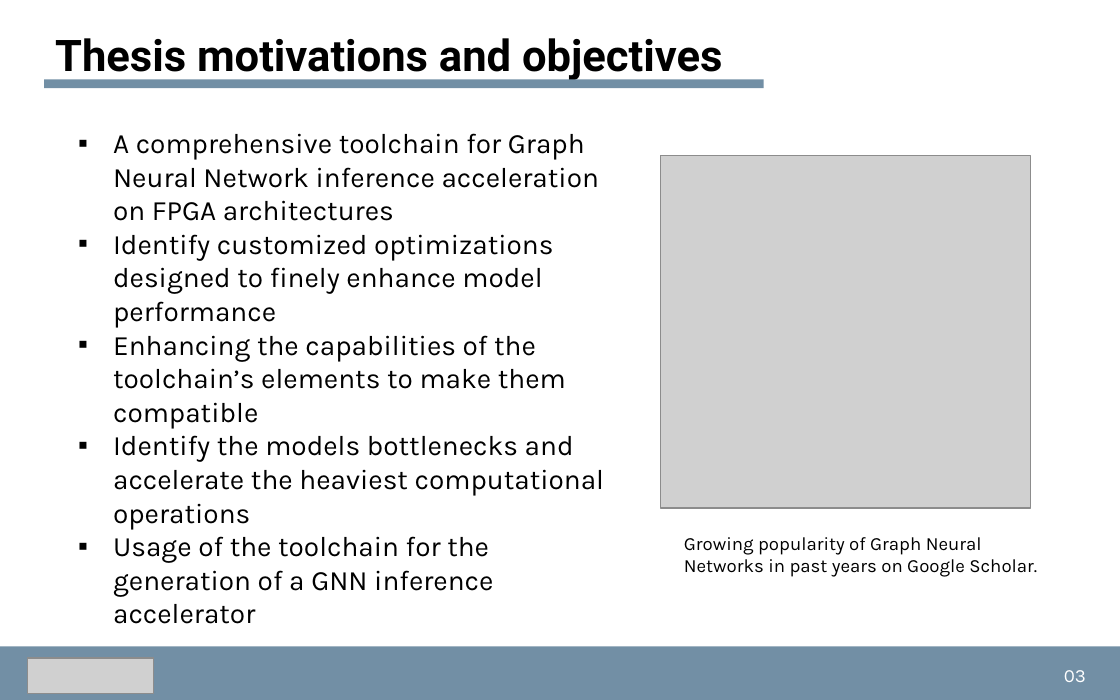
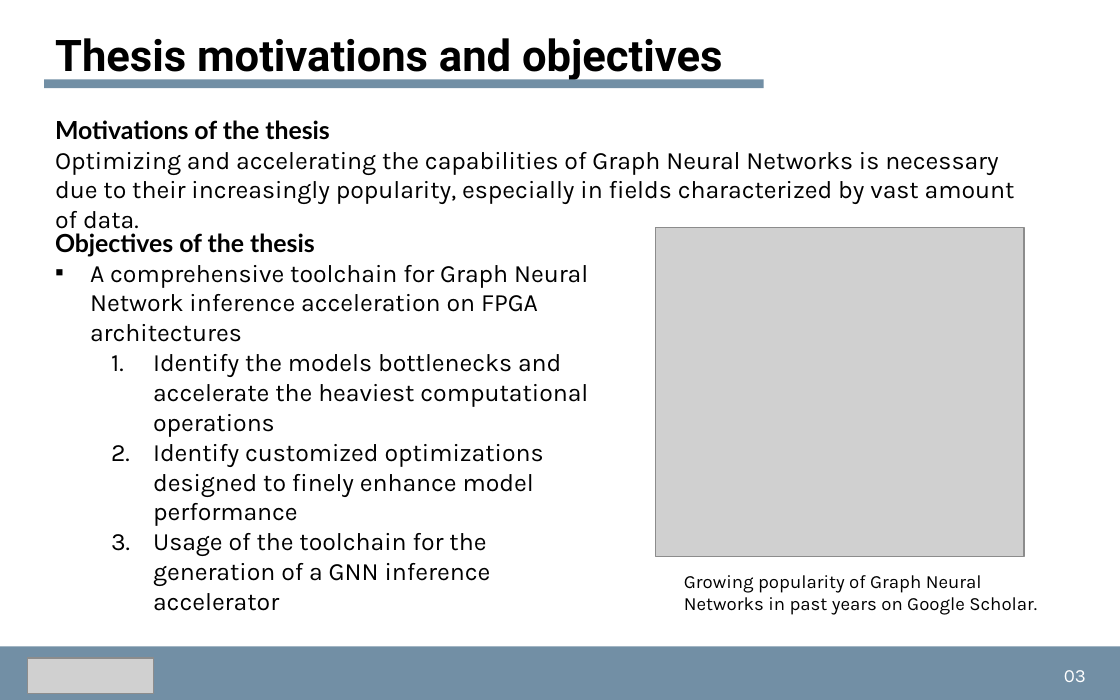
Before and after one commit to dmsgnn/master-thesis, a slide deck: slide 3 of docs/presentation/presentation.pptx. Drawn at 1120x700 pixels with LibreOffice and Linux fonts; fonts in the diff are those of the drawing; grey boxes stand for pictures. Boxes give left, top, right and bottom in pixels: in the first picture for what was removed or moved away, otherwise in the second. Text is boxed around its words. In the diff, an @@ line names an element or a change of style, - is before the commit and + after.

```diff
--- a/docs/presentation/presentation.pptx
+++ b/docs/presentation/presentation.pptx
@@ text added at bbox=[55, 120, 1015, 204], 16 pt, text #000000 @@
+Motivations of the thesis
+Optimizing and accelerating the capabilities of Graph Neural Networks is necessary due to their increasingly popularity, especially in fields characterized by vast amount of data.
@@ text "Objectives of the thesis": place and size @@
-text "Objectives of the thesis" at bbox=[113, 133, 604, 597]
+text "Objectives of the thesis" at bbox=[55, 233, 588, 611]
@@ text at bbox=[55, 233, 315, 257]: paragraph added @@
+Objectives of the thesis
@@ picture: place and size @@
-picture at bbox=[661, 156, 1030, 508]
+picture at bbox=[656, 227, 1025, 557]
@@ text at bbox=[90, 265, 588, 611]: size 18 to 16 pt in "A comprehensive toolchain for Graph Neural Network ...", "Identify customized optimizations designed to finely enhance ...", "Usage of the toolchain for the generation ..."; bullet ▪ to 1.; list level 1 to 2 in "Identify customized optimizations designed to ..."; list level 1 to 2 in "Usage of the toolchain for ..." @@
@@ text at bbox=[113, 335, 604, 529]: paragraphs removed @@
-▪ Enhancing the capabilities of the toolchain’s elements to make them compatible
-▪ Identify the models bottlenecks and accelerate the heaviest computational operations
@@ text at bbox=[153, 354, 588, 437]: paragraph added @@
+  1. Identify the models bottlenecks and accelerate the heaviest computational operations
@@ text "Growing popularity of Graph Neural ...": place and size @@
-text "Growing popularity of Graph Neural ..." at bbox=[684, 537, 1037, 577]
+text "Growing popularity of Graph Neural ..." at bbox=[684, 575, 1037, 615]
```
Also in this commit, not shown: 14 other slides changed, 1 other file.
